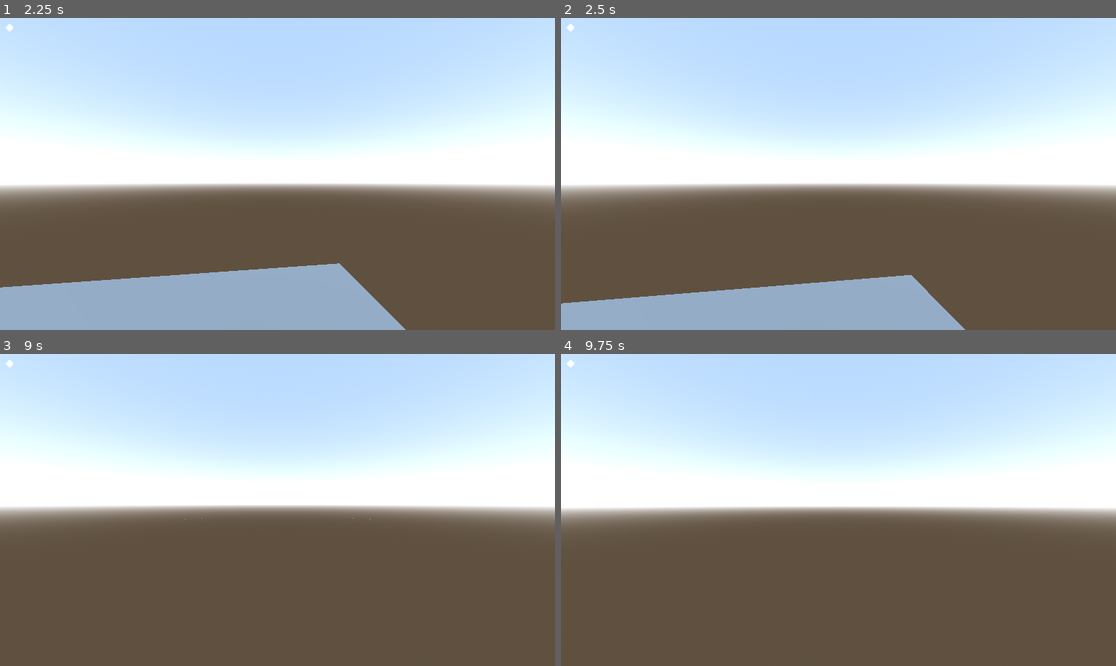
Above: before the commit, frames 1-4 (two rows, left to right).
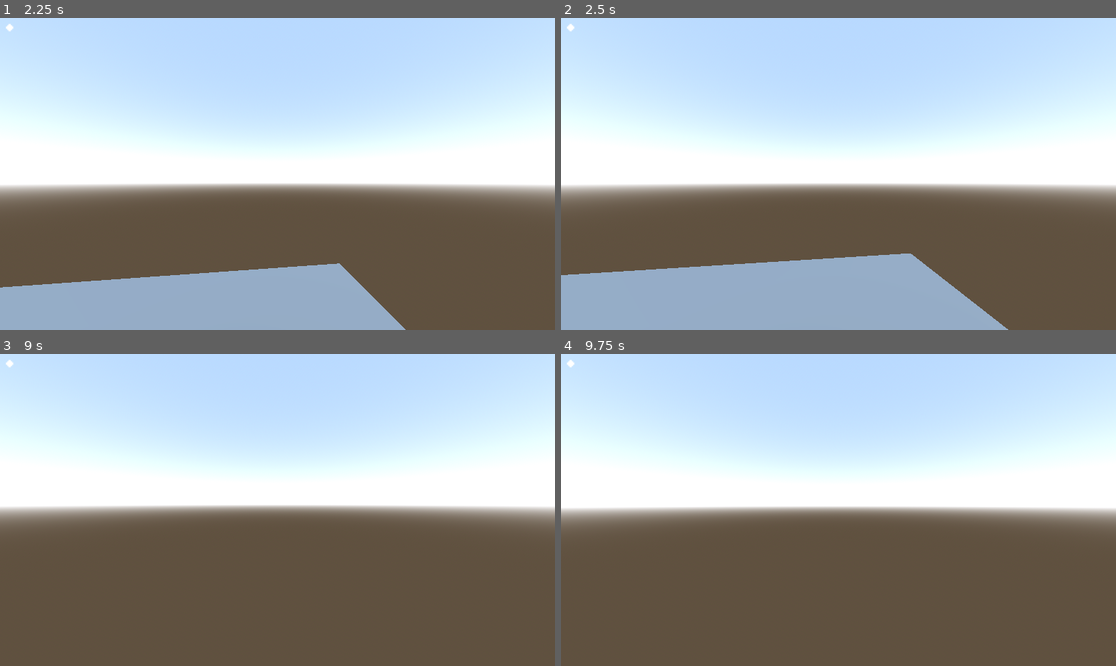
Above: after the commit, the same moments.

Repository: Joshua00013/WhiteHatSimulator
Game: Godot game, scene res://Scenes/main.tscn
Same seed, same stepped clock (60 frames per second), same inputs: the game is played once before the commit and once after it. The engine's default icon, where the game draws it, is replaced by a stand-in: a white triangle on a blue panel in a dark square.
Inputs (mouse positions are in pixels of both pictures, inside the frame that each line leads up to):
- Up to frame 1 (2.25 s): tap Enter (ui_accept) at 0.5 s; move the mouse to (305, 174) at 0.52 s; hold W (move_forward) from 0.53 s (still down); tap C (crouch, bound only after the commit) at 0.6 s; tap Space (jump) at 0.77, 1.07, 1.52, 1.55, 1.82, 2.1 s; tap Ctrl (crouch, bound only before the commit) at 0.8, 1.35 s; move the mouse to (249, 174) at 1.27 s; move the mouse to (288, 167) at 2.02 s
- Up to frame 2 (2.5 s): keep holding W (move_forward); tap C (crouch, bound only after the commit) at 2.3 s
- Up to frame 3 (9 s): move the mouse to (271, 516) at 2.77 s; tap C (crouch, bound only after the commit) at 2.85, 4.55, 6.6, 8.85 s; tap Space (jump) at 3.02, 3.32, 3.77, 3.8, 4.07, 4.52, 4.82, 6.02, 6.05, 6.32, 6.77, 7.07, 7.52, 7.82, 8.1 s; tap Ctrl (crouch, bound only before the commit) at 3.05, 3.6, 5.3, 7.35 s; move the mouse to (316, 513) at 3.52 s; tap Enter (ui_accept) every 0.75 s from 4.25 to 7.25 s; move the mouse to (233, 506) at 4.27 s; tap E (interact) at 4.35 s; move the mouse to (283, 510) at 5.02 s; hold F 5.03-5.78 s; move the mouse to (255, 503) at 5.77 s; release W (move_forward) at 5.78 s; hold D (strafe_right) 5.78-6.53 s; tap Q at 5.85 s; move the mouse to (305, 510) at 6.52 s; hold W (move_forward) 6.53-8.78 s; move the mouse to (249, 510) at 7.27 s; move the mouse to (288, 503) at 8.02 s; move the mouse to (271, 516) at 8.77 s; hold A (strafe_left) from 8.78 s (still down)
- Up to frame 4 (9.75 s): tap Space (jump) at 9.02, 9.32 s; move the mouse to (877, 513) at 9.52 s; release A (strafe_left) at 9.53 s; hold W (move_forward) from 9.53 s (still down); tap Ctrl (crouch, bound only before the commit) at 9.6 s

Frame 1 is identical in both runs. In frame 2, 6.3% of the frame differs, in the area x 0-81%, y 75-100%; in frame 3, less than 0.1%; in frame 4, nothing differs.

Commit message:
Sneak feature

Diff:
--- a/Scenes/main.tscn
+++ b/Scenes/main.tscn
@@ -1,9 +1,10 @@
-[gd_scene load_steps=8 format=3 uid="uid://bboey1mf24oe4"]
+[gd_scene load_steps=9 format=3 uid="uid://bboey1mf24oe4"]
 
 [ext_resource type="PackedScene" uid="uid://4fjgut4ak6ob" path="res://Scenes/player.tscn" id="1_jjgbg"]
 [ext_resource type="Script" uid="uid://dvhy6a74kxo4m" path="res://Singletons/game_manager.gd" id="1_jjvhh"]
 [ext_resource type="PackedScene" uid="uid://ltxclu2fv57h" path="res://Scenes/maps/environment1.tscn" id="2_bo1nx"]
 [ext_resource type="PackedScene" uid="uid://dx0pda45jmvnh" path="res://Scenes/interactables/computer.tscn" id="3_8gbba"]
+[ext_resource type="AudioStream" uid="uid://bdq157g434mnf" path="res://Sounds/Harvest Dawn 4.mp3" id="5_kry3j"]
 
 [sub_resource type="ProceduralSkyMaterial" id="ProceduralSkyMaterial_kry3j"]
 
@@ -31,3 +32,8 @@
 
 [node name="Computer" parent="." instance=ExtResource("3_8gbba")]
 transform = Transform3D(1, 0, 0, 0, 1, 0, 0, 0, 1, -1.82364, 0.530149, 6.21647)
+
+[node name="AudioStreamPlayer3D" type="AudioStreamPlayer3D" parent="."]
+transform = Transform3D(1, 0, 0, 0, 1, 0, 0, 0, 1, -2.29966, 0, 6.36938)
+stream = ExtResource("5_kry3j")
+autoplay = true
--- a/Singletons/game_manager.gd
+++ b/Singletons/game_manager.gd
@@ -2,3 +2,4 @@
 
 var ui_active : bool = false #Variable for checking if theres an active ui. Defaulted to false as the player doesnt spawn with UI on
 var game_paused : bool = false # Variable for pausing the game
+var is_crouching :bool = false
--- a/node_3d.gd
+++ b/node_3d.gd
@@ -6,11 +6,17 @@
 @export var min_angle = -80
 @export var max_angle = 90
 @export var accel = 16
-@export var look_rotation : Vector2
-@onready var camera_3d = $Head/Camera3D
+@export var crouch_height = 1.0 #Crouch height for adjusting character size
+@export var crouch_transition = 8.0 #Crouch movement smoothing for lerping
+
+@onready var collision_shape = $CollisionShape3D
 @onready var head = $Head
 
+var stand_height : float
+var look_rotation : Vector2
+
 func _ready():
+	stand_height = collision_shape.shape.height #Store the height of the collision shape when the player is standing
 	Input.set_mouse_mode(Input.MOUSE_MODE_CAPTURED)
 
 func _unhandled_input(event):
@@ -28,10 +34,11 @@
 	# Add the gravity.
 	if not is_on_floor():
 		velocity += get_gravity() * delta
-
-	# Handle jump.
 	if Input.is_action_just_pressed("jump") and is_on_floor():
 		velocity.y = JUMP_VELOCITY
+	elif Input.is_action_just_pressed("crouch"):
+		GameManager.is_crouching = !GameManager.is_crouching
+		crouch(GameManager.is_crouching)
 
 	# Get the input direction and handle the movement/deceleration.
 	# As good practice, you should replace UI actions with custom gameplay actions.
@@ -48,3 +55,9 @@
 
 	head.rotation_degrees.x = look_rotation.x # Set the vertical rotation to the head
 	rotation_degrees.y = look_rotation.y # Set the horizontal rotation to the whole body
+
+func crouch(inactive = false):
+	var target_height : float = crouch_height if inactive == false else stand_height
+	collision_shape.shape.height = target_height
+	collision_shape.position.y = target_height * 0.5 # Set the position of the collision shape to the half of the target height
+	head.position.y = target_height # Set the position of the head
--- a/project.godot
+++ b/project.godot
@@ -62,7 +62,7 @@
 }
 crouch={
 "deadzone": 0.2,
-"events": [Object(InputEventKey,"resource_local_to_scene":fa …(140 unchanged characters)… d":false,"keycode":0,"physical_keycode":4194326,"key_label":0,"unicode":0,"location":0,"echo":false,"script":null)
+"events": [Object(InputEventKey,"resource_local_to_scene":fa …(140 unchanged characters)… d":false,"keycode":0,"physical_keycode":67,"key_label":0,"unicode":99,"location":0,"echo":false,"script":null)
 ]
 }
 pause={
Not shown, added: Sounds/Harvest Dawn 4.mp3.import
Not shown, added: Sounds/breaking-bad-main-title-theme-(extended)-made-with-Voicemod.mp3.import
Not shown, removed: breaking-bad-main-title-theme-(extended)-made-with-Voicemod.mp3.import
Not shown, added: Sounds/Harvest Dawn 4.mp3
Not shown, added: Sounds/breaking-bad-main-title-theme-(extended)-made-with-Voicemod.mp3
